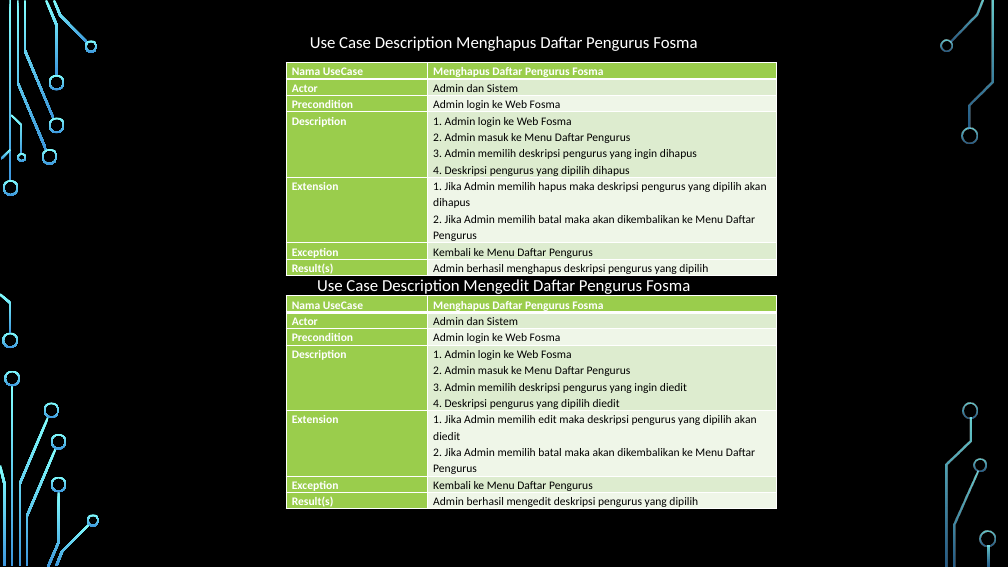
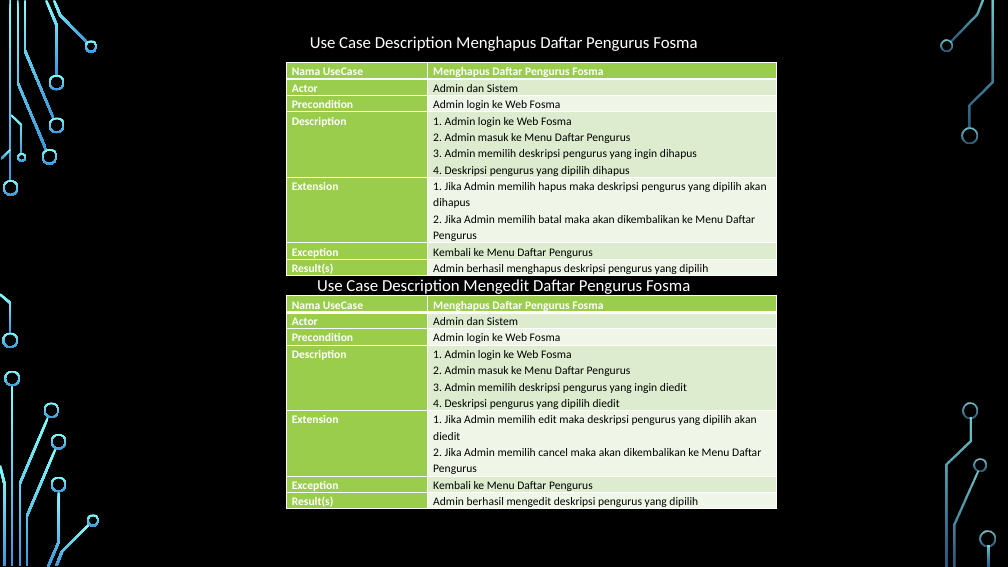
Before and after one commit to syarifuzaki/RPL, a slide deck: slide 13 of Tugas-Besar/Presentasi RPL Kelompok 9.pptx. Drawn at 1008x567 pixels with LibreOffice and Linux fonts; fonts in the diff are those of the drawing; background and template pictures are left out. Boxes give left, top, right and bottom in pixels: in the first picture for what was removed or moved away, otherwise in the second. Text is boxed around its words. In the diff, an @@ line names an element or a change of style, - is before the commit and + after.

```diff
--- a/Tugas-Besar/Presentasi RPL Kelompok 9.pptx
+++ b/Tugas-Besar/Presentasi RPL Kelompok 9.pptx
@@ table at <box>286,296,777,513</box> @@
-row 5, column 2: 1. Jika Admin memilih edit maka deskripsi pengurus yang dipilih akan diedit / 2. Jika Admin memilih batal maka akan dikembalikan ke Menu Daftar Pengurus
+row 5, column 2: 1. Jika Admin memilih edit maka deskripsi pengurus yang dipilih akan diedit / 2. Jika Admin memilih cancel maka akan dikembalikan ke Menu Daftar Pengurus
```
Also in this commit, not shown: 8 other slides changed.
